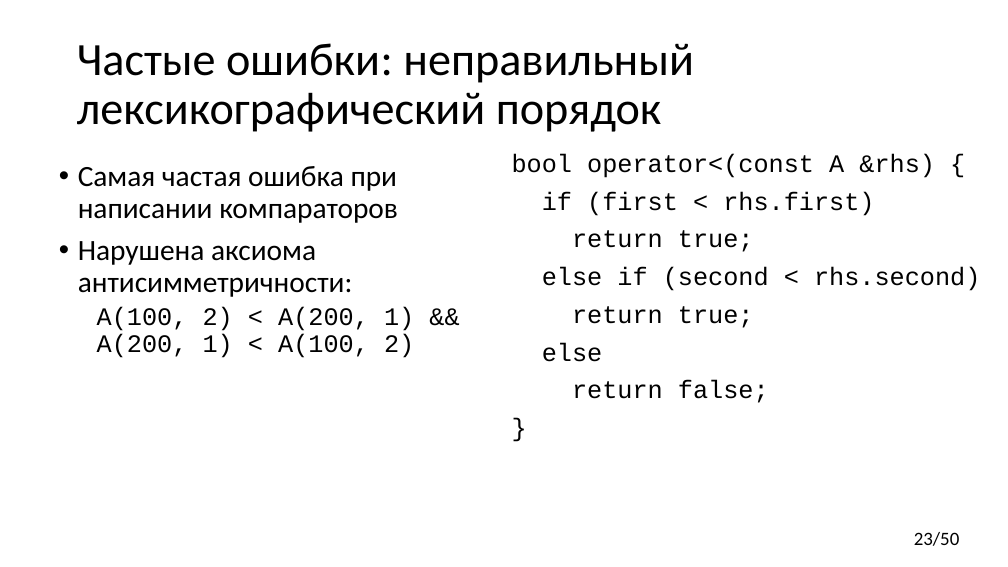
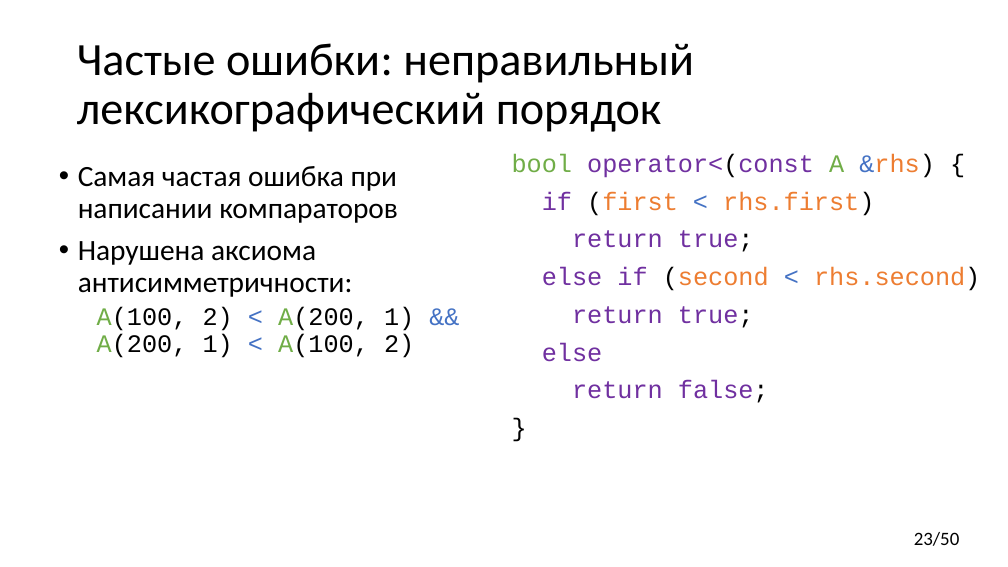
Before and after one commit to yugr/CppRussia, a slide deck: slide 23 of 2023/RU.pptx. Drawn at 1008x567 pixels with LibreOffice and Linux fonts; fonts in the diff are those of the drawing. Boxes give left, top, right and bottom in pixels: in the first picture for what was removed or moved away, otherwise in the second. Text is boxed around its words. In the diff, an @@ line names an element or a change of style, - is before the commit and + after.

Commit message:
Format code examples.

```diff
--- a/2023/RU.pptx
+++ b/2023/RU.pptx
@@ text at bbox=[512, 154, 980, 403]: text colour #000000 to #70AD47 in "bool A"; text colour #000000 to #7030A0 in "operator<(const", "if", "return true;", "else if" and 3 more places; text colour #000000 to #4472C4 in "&rhs)", "<", "<"; text colour #000000 to #ED7D31 in "&rhs)", "(first rhs.first)", "(second rhs.second)" @@
@@ text at bbox=[97, 307, 414, 358]: text colour #000000 to #70AD47 in "A(100, A(200, A(200, A(100,"; text colour #000000 to #4472C4 in "< && <" @@
```
Also in this commit, not shown: 22 other slides changed.
